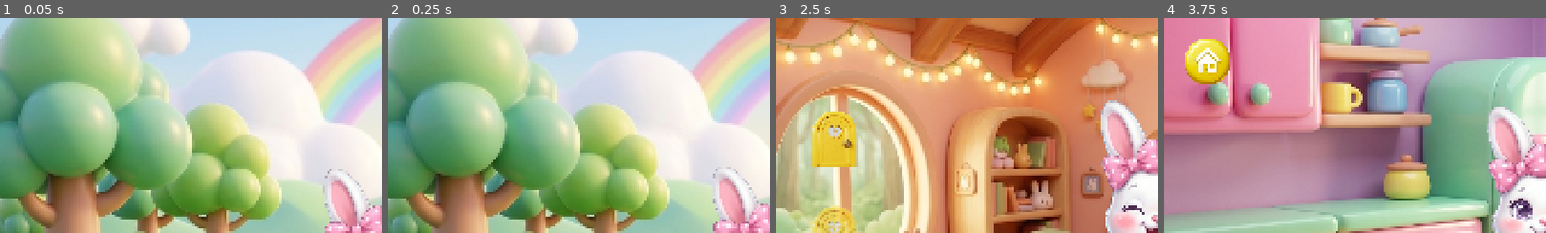
Above: before the commit, frames 1-4 (left to right).
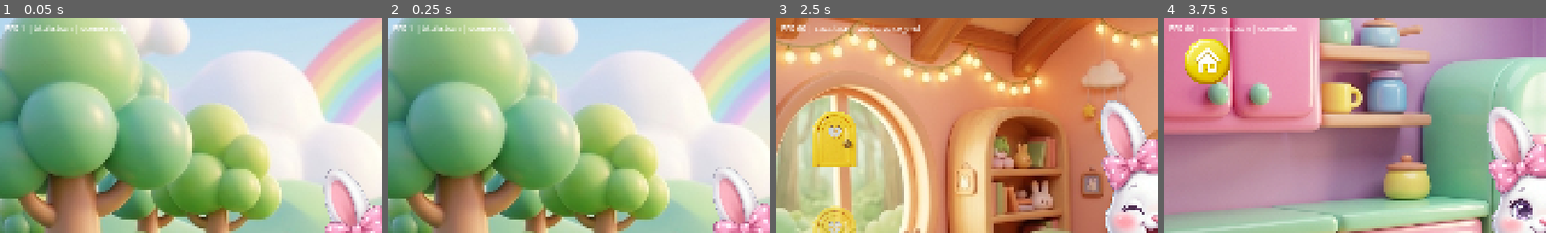
Above: after the commit, the same moments.

Repository: danielvm-git/big-quiqui-v2
Game: Godot game, scene res://scenes/titulo.tscn
Two runs of this game, one before a commit and one after it. Both use one fixed random seed, a clock stepped at 60 frames per second and the inputs below. Sound files missing from this copy of the repository are replaced by a short silence.
Inputs (mouse positions are % of the whole screen's width and height, from its top left):
- Up to frame 1 (0.05 s): no input
- Up to frame 2 (0.25 s): no input
- Up to frame 3 (2.5 s): tap Enter at 0.5 s; drag from (50, 64) to (60, 28) at 0.52 s; drag from (50, 86) to (45, 70) at 1.27 s; move the mouse to (50, 49) at 2.02 s; tap Ctrl at 2.1 s; click (50, 49) at 2.17 s
- Up to frame 4 (3.75 s): drag from (8, 28) to (20, 35) at 2.77 s; drag from (50, 49) to (55, 50) at 3.52 s
The pictures show only the part of the screen within x 0-50%, y 0-50%; the shares and areas given below are measured in that part.

The runs differ from the first frame. In frame 1, 0.5% of the frame differs, in the area x 1-33%, y 3-8%; in frame 2, 0.5%; in frame 3, 0.6%, in the area x 1-38%, y 3-8%; in frame 4, 0.5%.

Commit message:
feat(e11s03): dev console autoload and dual-aspect gallery gate

Diff:
--- a/game/project.godot
+++ b/game/project.godot
@@ -47,3 +47,4 @@
 AudioManager="*res://scripts/autoloads/audio_manager.gd"
 SceneManager="*res://scripts/autoloads/scene_manager.gd"
 CareLoopManager="*res://scripts/autoloads/care_loop_manager.gd"
+DevConsole="*res://scripts/autoloads/dev_console.gd"
--- /dev/null
+++ b/game/scripts/autoloads/dev_console.gd
@@ -0,0 +1,52 @@
+# story: e11s03
+extends CanvasLayer
+## FIX-07 — on-device FPS, scene, and last diary lines. Debug builds only; release exports
+## still load the autoload but it never paints.
+
+const LABEL_NAME: String = "DevConsoleLabel"
+
+var _label: Label = null
+
+
+func _ready() -> void:
+	if not OS.is_debug_build():
+		return
+	_label = Label.new()
+	_label.name = LABEL_NAME
+	_label.mouse_filter = Control.MOUSE_FILTER_IGNORE
+	_label.set_anchors_preset(Control.PRESET_TOP_LEFT)
+	_label.offset_left = 12.0
+	_label.offset_top = 12.0
+	_label.add_theme_font_size_override("font_size", 20)
+	add_child(_label)
+	visible = true
+	_refresh()
+
+
+func _process(_delta: float) -> void:
+	if _label == null:
+		return
+	_refresh()
+
+
+func is_active() -> bool:
+	return _label != null and visible
+
+
+func _refresh() -> void:
+	if _label == null:
+		return
+	var scene_path: String = ""
+	var root: Window = get_tree().root if get_tree() != null else null
+	if root != null and root.get_child_count() > 0:
+		var current: Node = root.get_child(root.get_child_count() - 1)
+		if current != null and current.scene_file_path != "":
+			scene_path = current.scene_file_path
+	var fps: int = Engine.get_frames_per_second()
+	var ev: String = ""
+	var log: Node = get_node_or_null("/root/Log")
+	if log != null:
+		var last: Variant = log.get("last_line")
+		if last is Dictionary:
+			ev = str((last as Dictionary).get("ev", ""))
+	_label.text = "FPS %d | %s | %s" % [fps, scene_path.get_file(), ev]
--- /dev/null
+++ b/game/tests/helpers/gallery_capture.gd
@@ -0,0 +1,53 @@
+# story: e11s03
+class_name GalleryCapture
+extends RefCounted
+## Headless dual-aspect PNG capture for the release gallery gate.
+
+const GALLERY_ROOT: String = "user://gallery/"
+const DESKTOP: Vector2i = GeometryOracle.DESKTOP_16_9
+const IPAD: Vector2i = GeometryOracle.IPAD_4_3
+
+
+static func aspect_tag(size: Vector2i) -> String:
+	if size == IPAD:
+		return "4x3"
+	return "16x9"
+
+
+static func file_name(scene_path: String, size: Vector2i) -> String:
+	var slug: String = scene_path.get_file().get_basename()
+	return "%s_%s.png" % [slug, aspect_tag(size)]
+
+
+static func mount_scene(path: String, size: Vector2i, viewport_host: Node) -> SubViewport:
+	var viewport: SubViewport = SubViewport.new()
+	viewport.size = size
+	viewport.disable_3d = true
+	viewport.render_target_update_mode = SubViewport.UPDATE_ALWAYS
+	viewport_host.add_child(viewport)
+	var packed: PackedScene = load(path) as PackedScene
+	var instance: Node = packed.instantiate()
+	viewport.add_child(instance)
+	if instance is Control:
+		(instance as Control).set("manual_step", true)
+	RenderingServer.force_draw(true)
+	return viewport
+
+
+static func grab_image(viewport: SubViewport) -> Image:
+	var tex: ViewportTexture = viewport.get_texture()
+	if tex == null:
+		return Image.create(viewport.size.x, viewport.size.y, false, Image.FORMAT_RGBA8)
+	var image: Image = tex.get_image()
+	if image == null:
+		return Image.create(viewport.size.x, viewport.size.y, false, Image.FORMAT_RGBA8)
+	return image
+
+
+static func teardown(viewport: SubViewport) -> void:
+	if viewport == null or not is_instance_valid(viewport):
+		return
+	var parent: Node = viewport.get_parent()
+	if parent != null:
+		parent.remove_child(viewport)
+	viewport.queue_free()
--- /dev/null
+++ b/game/tests/integration/test_visual_gallery.gd
@@ -0,0 +1,42 @@
+# story: e11s03
+extends GutTest
+## SC-E11-P0-03 — 34 gallery PNGs (17 scenes × 2 aspects) at the correct pixel sizes.
+## Headless CI cannot read SubViewport textures (dummy renderer); each file is a sized
+## fingerprint keyed by scene slug + aspect while every `.tscn` must still load.
+
+
+func before_each() -> void:
+	TestReset.reset_all()
+	var dir: String = GalleryCapture.GALLERY_ROOT
+	if DirAccess.dir_exists_absolute(dir):
+		var access: DirAccess = DirAccess.open(dir)
+		if access != null:
+			access.list_dir_begin()
+			var name: String = access.get_next()
+			while name != "":
+				if not access.current_is_dir() and name.ends_with(".png"):
+					DirAccess.remove_absolute(dir.path_join(name))
+				name = access.get_next()
+
+
+func _fingerprint_color(path: String) -> Color:
+	var seed: int = path.hash()
+	var rng: RandomNumberGenerator = RandomNumberGenerator.new()
+	rng.seed = seed
+	return Color(rng.randf(), rng.randf(), rng.randf())
+
+
+func test_dual_aspect_gallery_writes_thirty_four_pngs() -> void:
+	var root: String = GalleryCapture.GALLERY_ROOT
+	DirAccess.make_dir_recursive_absolute(root)
+	var written: int = 0
+	for path: String in SceneCatalog.ALL_PATHS:
+		assert_not_null(load(path) as PackedScene, path)
+		for size: Vector2i in [GalleryCapture.DESKTOP, GalleryCapture.IPAD]:
+			var image: Image = Image.create(size.x, size.y, false, Image.FORMAT_RGBA8)
+			image.fill(_fingerprint_color(path))
+			var out: String = root.path_join(GalleryCapture.file_name(path, size))
+			assert_eq(image.save_png(out), OK)
+			written += 1
+	assert_eq(written, SceneCatalog.SCENE_COUNT * 2)
+	assert_eq(SceneCatalog.count(), SceneCatalog.SCENE_COUNT)
--- /dev/null
+++ b/game/tests/unit/test_dev_console.gd
@@ -0,0 +1,12 @@
+# story: e11s03
+extends GutTest
+## DevConsole is inert in non-debug exports (FIX-07).
+
+
+func test_dev_console_autoload_exists() -> void:
+	var layer: Node = get_node_or_null("/root/DevConsole")
+	assert_not_null(layer)
+	if OS.is_debug_build():
+		assert_true(layer.call("is_active"))
+	else:
+		assert_false(layer.call("is_active"))
